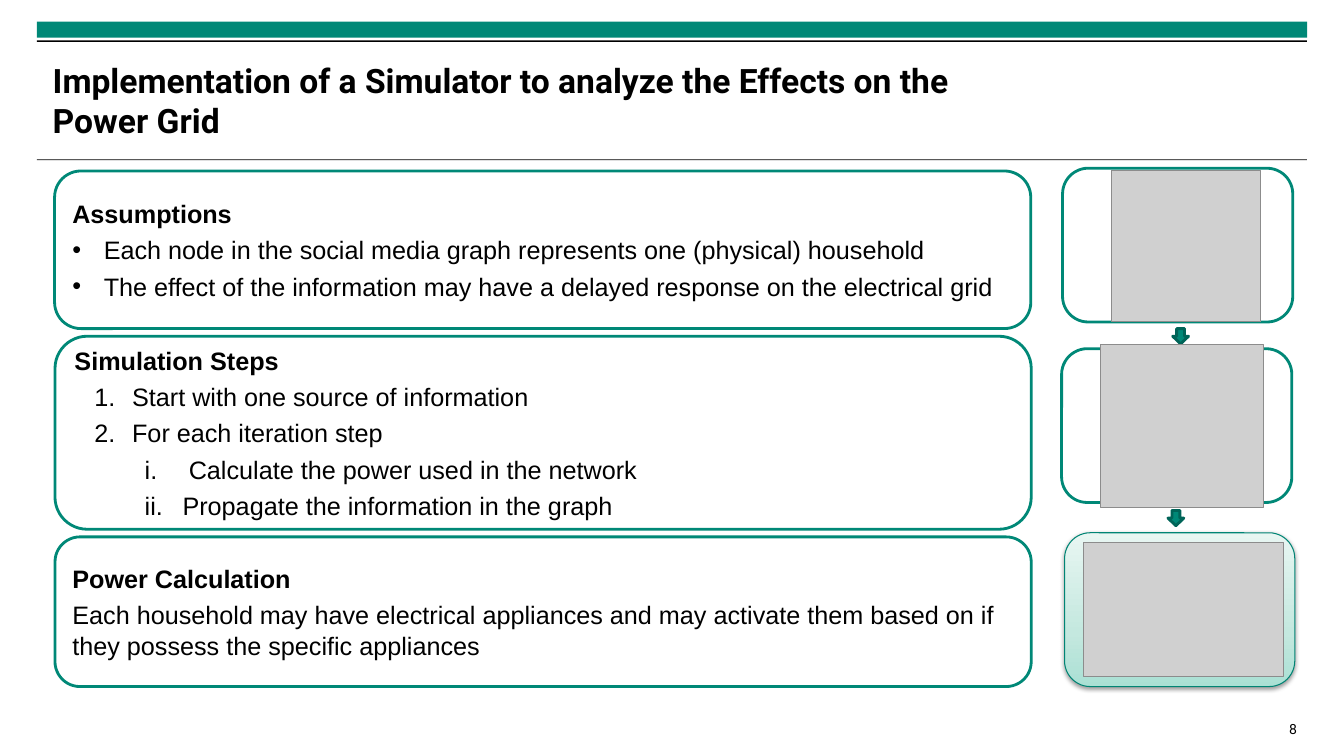
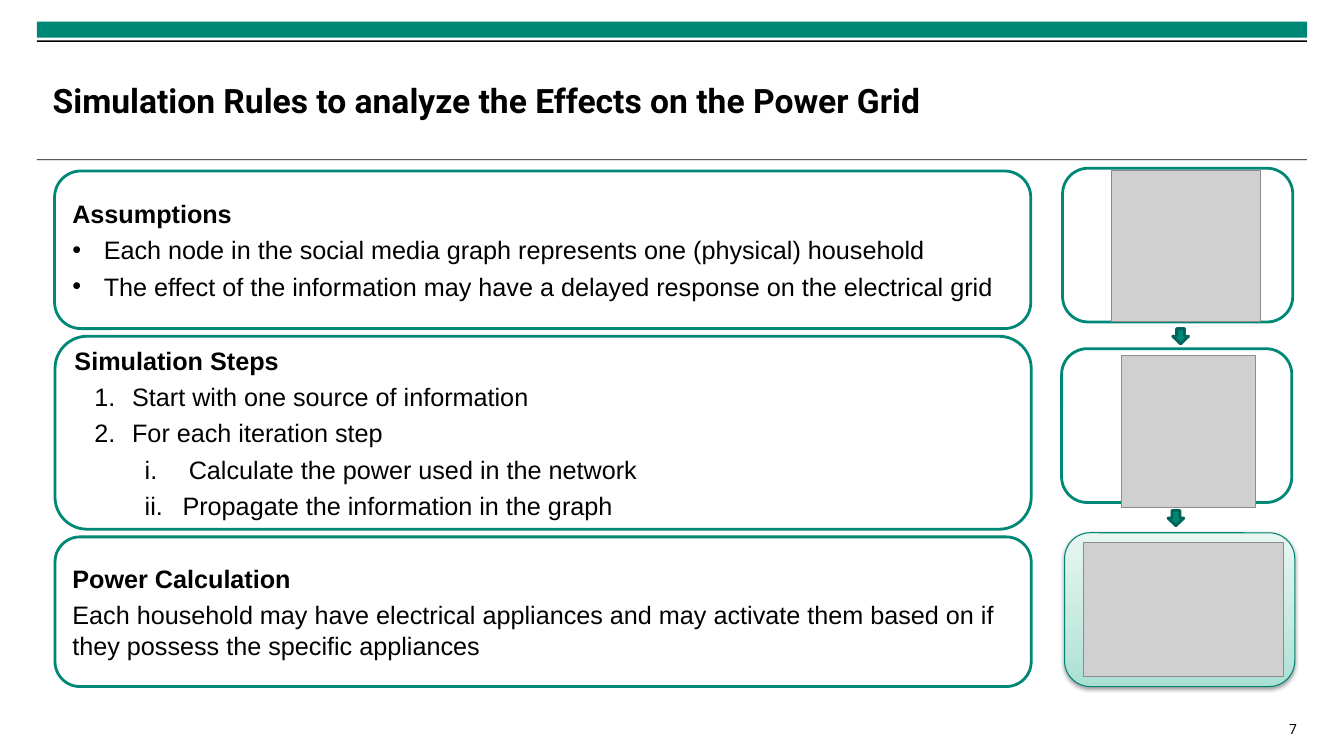
Before and after one commit to isabella-grieser/Modeling-and-Monitoring-Social-Media-Dynamics-to-predict-Electricity-Demand-Peaks, a slide deck: slide 7 of presentations/Finale Präsentation.pptx (slide 8 before the commit). Drawn at 1344x756 pixels with LibreOffice and Linux fonts; fonts in the diff are those of the drawing; grey boxes stand for pictures; background and template pictures are left out. Boxes give left, top, right and bottom in pixels: in the first picture for what was removed or moved away, otherwise in the second. Text is boxed around its words. In the diff, an @@ line names an element or a change of style, - is before the commit and + after.

```diff
--- a/presentations/Finale Präsentation.pptx
+++ b/presentations/Finale Präsentation.pptx
@@ title at (53,87,920,120): text changed @@
-Implementation of a Simulator to analyze the Effects on the Power Grid
+Simulation Rules to analyze the Effects on the Power Grid
@@ picture: place and size @@
-picture at (1101,345,1264,507)
+picture at (1122,356,1255,507)
@@ page number at (1289,724,1297,734): text changed @@
-8
+7
```
Also in this commit, not shown: 7 other slides changed, 7 slides added, 1 slide removed, 21 other files.
